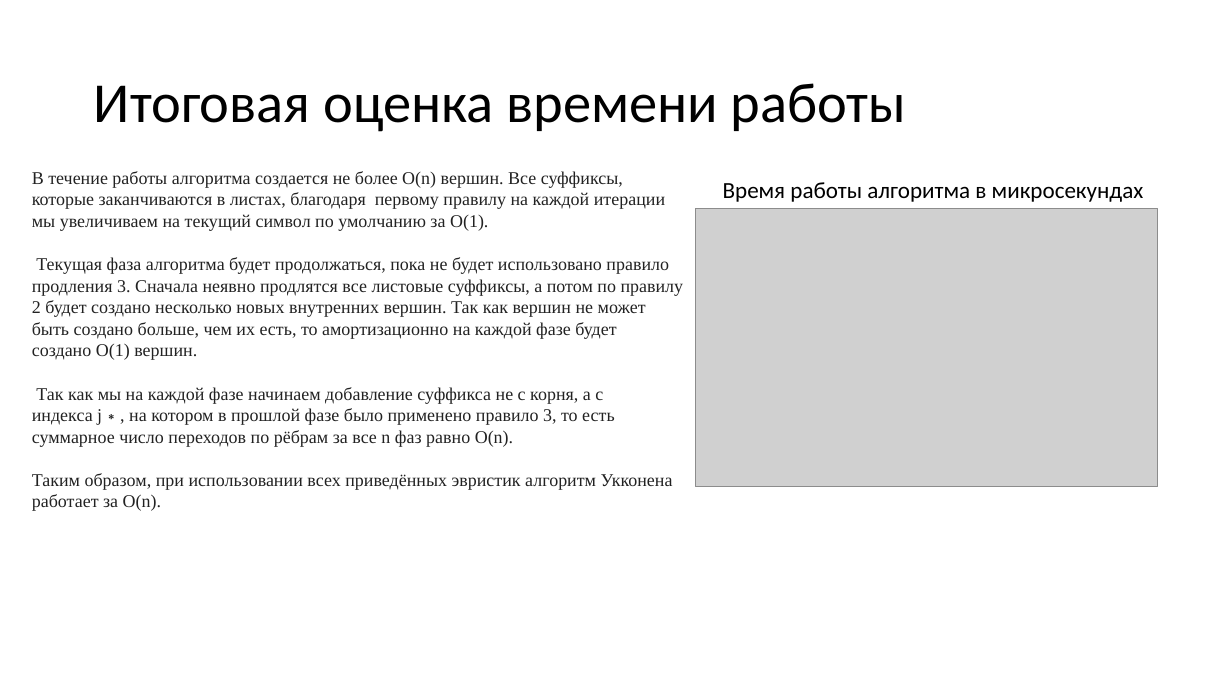
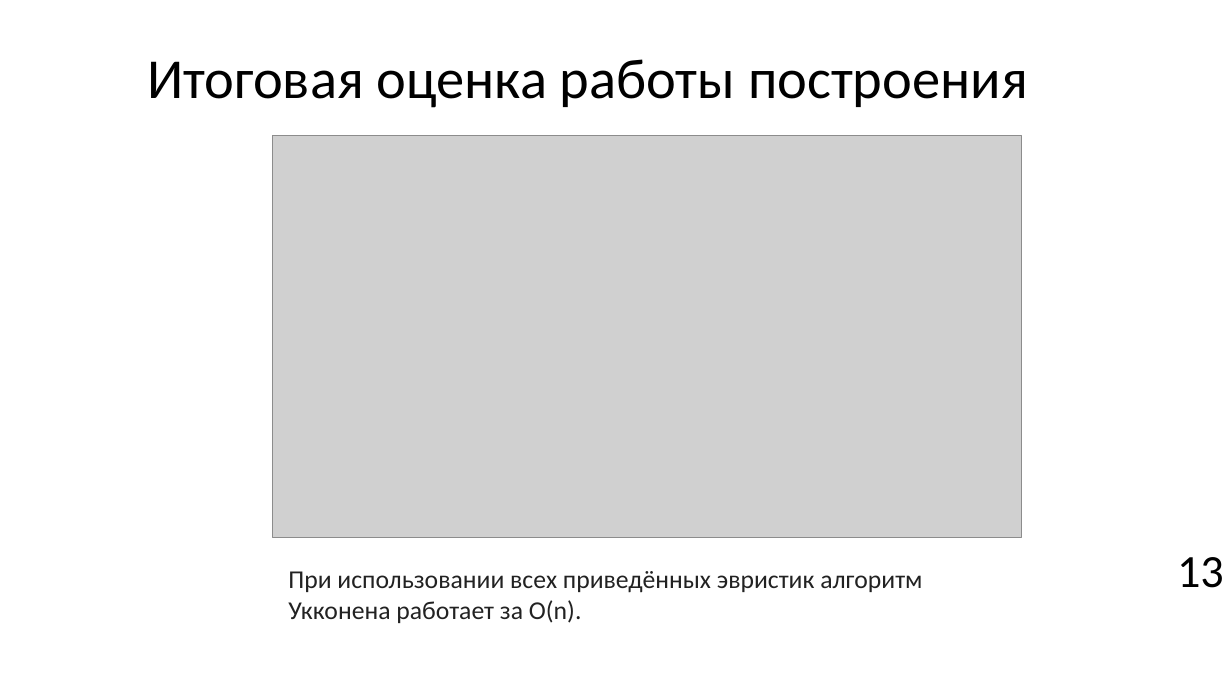
Before and after one commit to Pompon-Den/Suff-Tree-Algorithm-Ykkonen, a slide deck: slide 14 of Algorithm Ykkonena.pptx. Drawn at 1232x693 pixels with LibreOffice and Linux fonts; fonts in the diff are those of the drawing; grey boxes stand for pictures; background and template pictures are left out. Boxes give left, top, right and bottom in pixels: in the first picture for what was removed or moved away, otherwise in the second. Text is boxed around its words. In the diff, an @@ line names an element or a change of style, - is before the commit and + after.

```diff
--- a/Algorithm Ykkonena.pptx
+++ b/Algorithm Ykkonena.pptx
@@ title at [147, 59, 1028, 108]: text changed @@
-Итоговая оценка времени работы
+Итоговая оценка работы построения
@@ picture added at [273, 136, 1022, 538] @@
@@ picture removed at [695, 208, 1158, 486] @@
@@ text removed at [723, 182, 1144, 202] @@
-Время работы алгоритма в микросекундах
@@ text added at [1177, 557, 1224, 588], 36 pt, text #000000 @@
+13
@@ text at [288, 571, 922, 623]: text changed; size 14 to 20 pt; font Times New Roman to Calibri @@
-В течение работы алгоритма создается не более O(n) вершин. Все суффиксы, которые заканчиваются в листах, благодаря первому правилу на каждой итерации мы увеличиваем на текущий символ по умолчанию за O(1).
-Текущая фаза алгоритма будет продолжаться, пока не будет использовано правило продления 3. Сначала неявно продлятся все листовые суффиксы, а потом по правилу 2 будет создано несколько новых внутренних вершин. Так как вершин не может быть создано больше, чем их есть, то амортизационно на каждой фазе будет создано O(1) вершин.
-Так как мы на каждой фазе начинаем добавление суффикса не с корня, а с индекса j∗, на котором в прошлой фазе было применено правило 3, то есть суммарное число переходов по рёбрам за все n фаз равно O(n).
-Таким образом, при использовании всех приведённых эвристик алгоритм Укконена работает за O(n).
+При использовании всех приведённых эвристик алгоритм Укконена работает за O(n).
```
Also in this commit, not shown: 13 other slides changed, 1 slide added, 9 slides removed, 5 other files.
